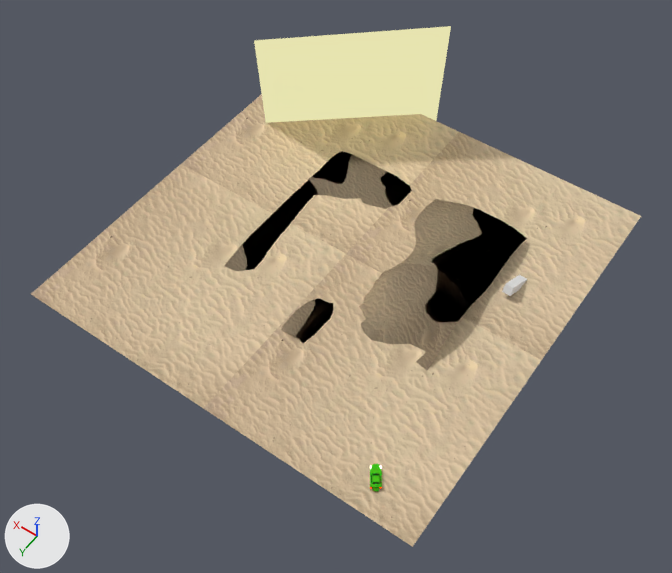
Two versions of the Blender file Animation/04-Shots/sz-szene1.blend, one commit apart.
Camera for both pictures: a camera (50 mm lens) standing at (-21.0, 33.1, 47.8) and looking at (0.4, 3.0, 0.6). The lights are fixed; the arrows at lower left show +X, +Y and +Z.
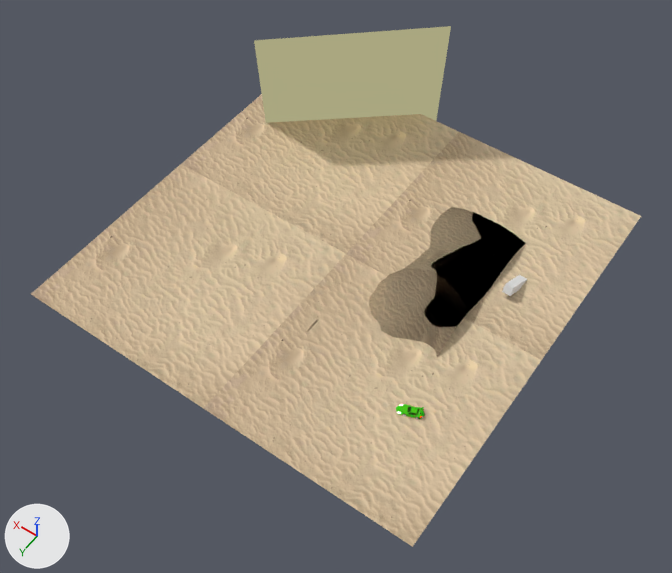
Location of each change, (x1, y1, x2, y2) in pixels of the pictures (672 x 573 px):
'Plane.001', moved: before (224, 151, 527, 371); after (307, 207, 526, 357)
'Plane', surface changed: (254, 26, 451, 123) in both
'Cylinder', moved, turned: before (370, 464, 382, 492); after (396, 404, 425, 419)

The change in detail:
In material 'Material.010' (mat_material_010), strength is now set to 0.5.
Object 'Plane.001' (ob_plane_001) moves from (-0.03, 0.01, 0.06) to (-0.03, 0.01, -0.41).
Object 'Cylinder' (ob_cylinder) moves from (-8.94, 12.34, 0.34) to (-8.12, 8.01, 0.34).
Object 'Cylinder' (ob_cylinder) turns from (0, 0, 35) to (0, 0, 112) degrees about x, y and z.
